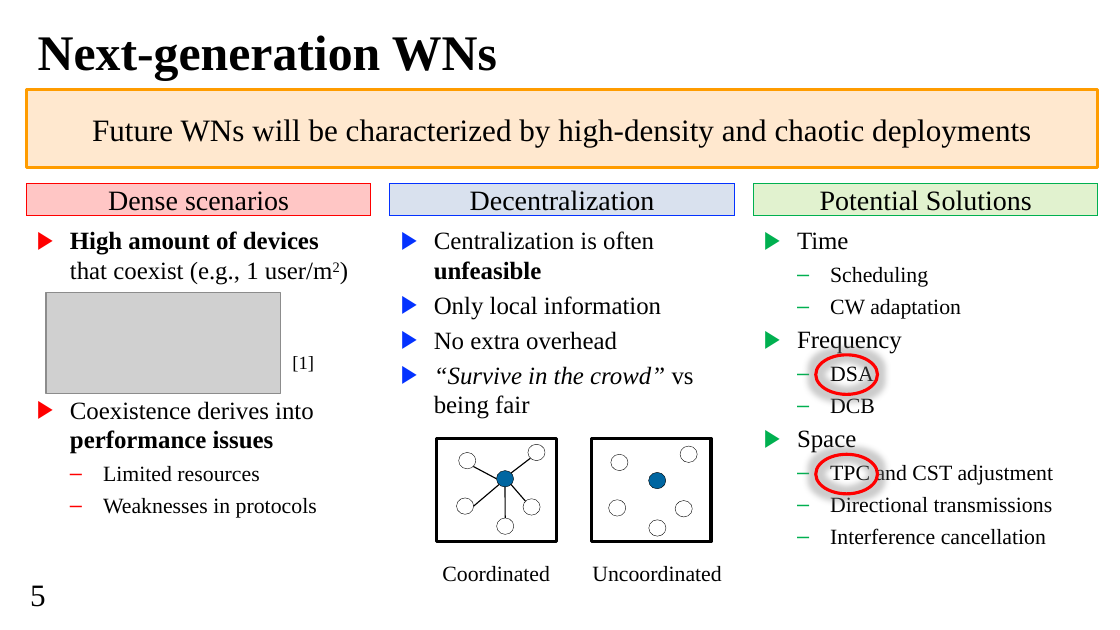
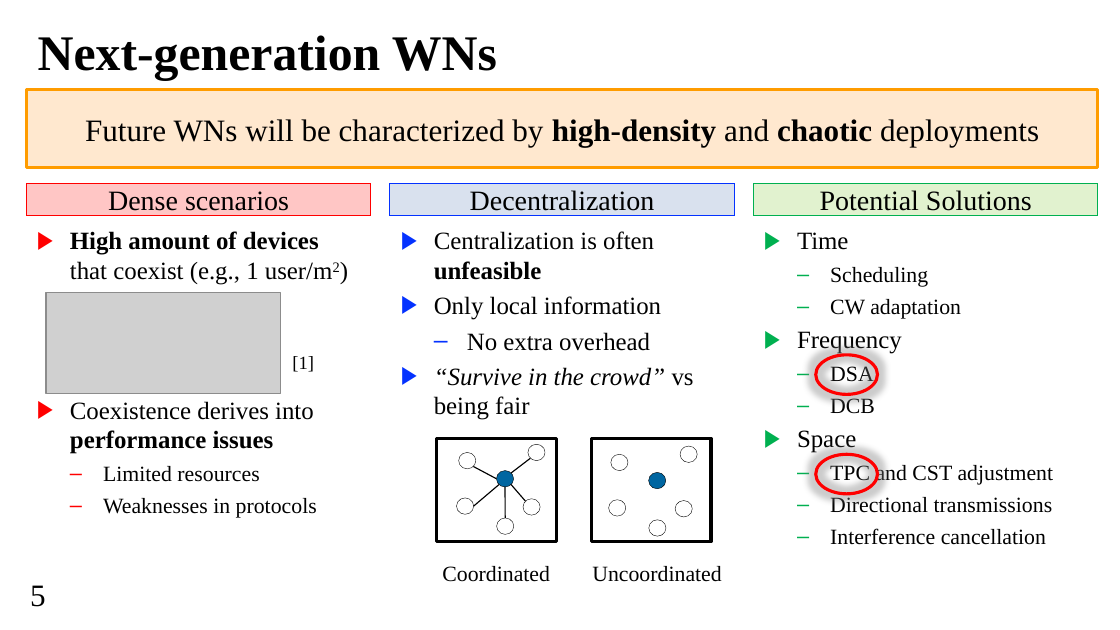
Before and after one commit to wn-upf/decentralized_qlearning_resource_allocation_in_wns, a slide deck: slide 5 of Presentation/francesc_wilhelmi_PIMRC_presentation.pptx. Drawn at 1120x630 pixels with LibreOffice and Linux fonts; fonts in the diff are those of the drawing; grey boxes stand for pictures; background and template pictures are left out. Boxes give left, top, right and bottom in pixels: in the first picture for what was removed or moved away, otherwise in the second. Text is boxed around its words. In the diff, an @@ line names an element or a change of style, - is before the commit and + after.

```diff
--- a/Presentation/francesc_wilhelmi_PIMRC_presentation.pptx
+++ b/Presentation/francesc_wilhelmi_PIMRC_presentation.pptx
@@ rectangle "Future WNs will be characterized ..." at [27, 90, 1099, 168]: bold on in "high-density chaotic" @@
@@ text at [467, 332, 650, 351]: bullet ▶ to –; list level 1 to 2 in "No extra overhead" @@
```
Also in this commit, not shown: 17 other slides changed.
